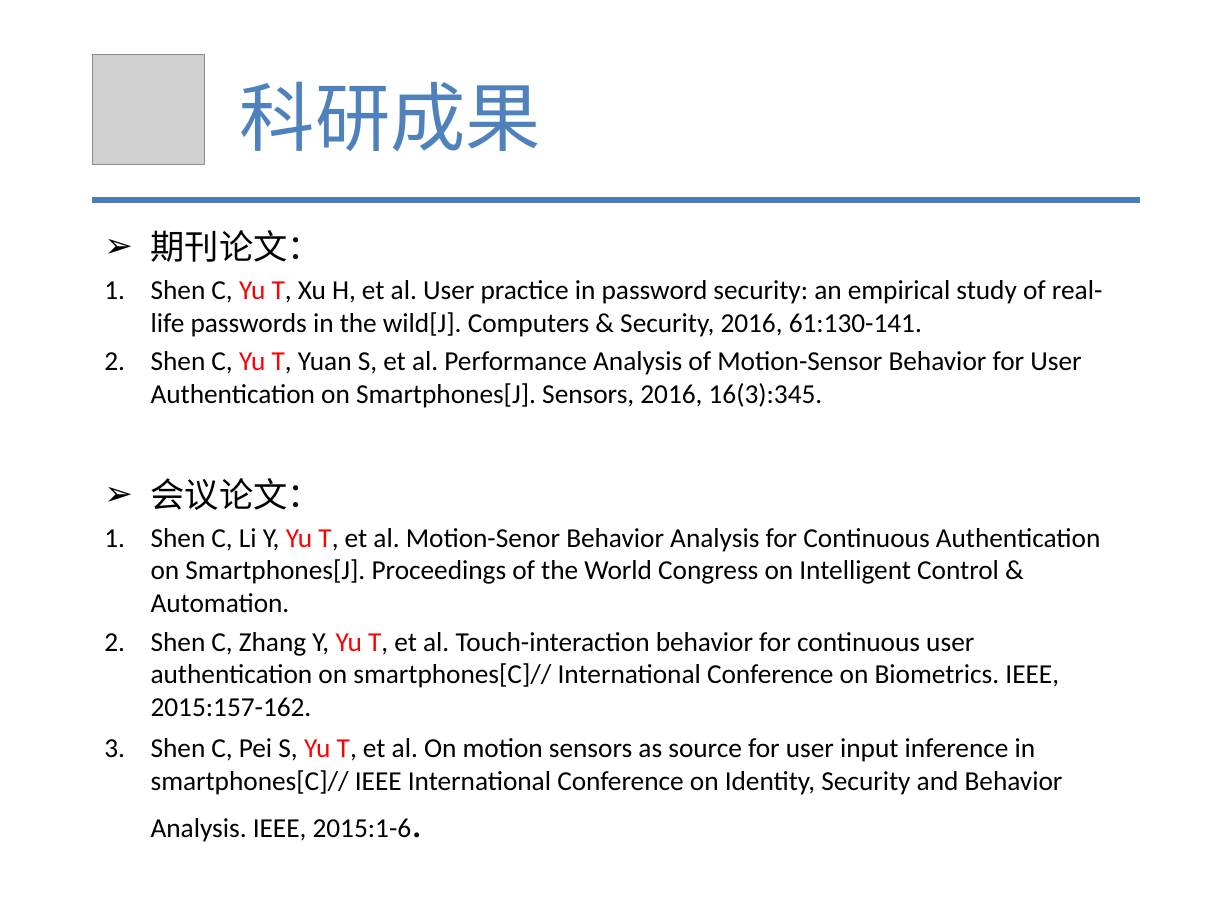
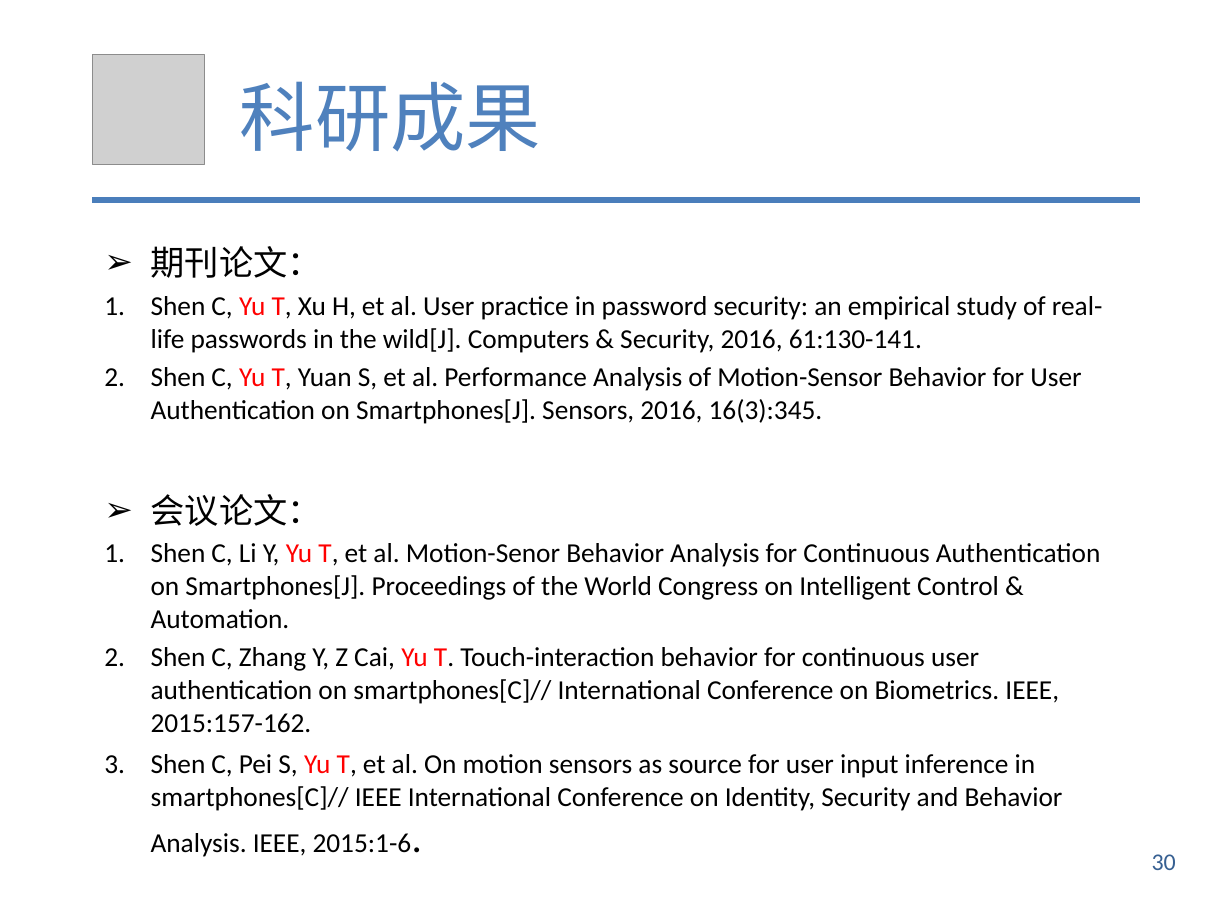
Before and after one commit to tianwen2017111/graduate_git, a slide deck: slide 30 of 余天文-硕5033班.pptx (slide 27 before the commit). Drawn at 1232x924 pixels with LibreOffice and Linux fonts; fonts in the diff are those of the drawing; grey boxes stand for pictures. Boxes give left, top, right and bottom in pixels: in the first picture for what was removed or moved away, otherwise in the second. Text is boxed around its words. In the diff, an @@ line names an element or a change of style, - is before the commit and + after.

```diff
--- a/余天文-硕5033班.pptx
+++ b/余天文-硕5033班.pptx
@@ text "期刊论文：": place and size @@
-text "期刊论文：" at [151, 230, 1102, 795]
+text "期刊论文：" at [151, 246, 1102, 811]
@@ text at [151, 647, 1059, 733]: text changed @@
-2. Shen C, Zhang Y, Yu T, et al. Touch-interaction behavior for continuous user authentication on smartphones[C]// International Conference on Biometrics. IEEE, 2015:157-162.
+2. Shen C, Zhang Y, Z Cai, Yu T. Touch-interaction behavior for continuous user authentication on smartphones[C]// International Conference on Biometrics. IEEE, 2015:157-162.
@@ text added at [1152, 854, 1176, 870], 14 pt, text #376092 @@
+30
```
Also in this commit, not shown: 30 other slides changed, 4 slides added, 1 slide removed, 49 other files.
